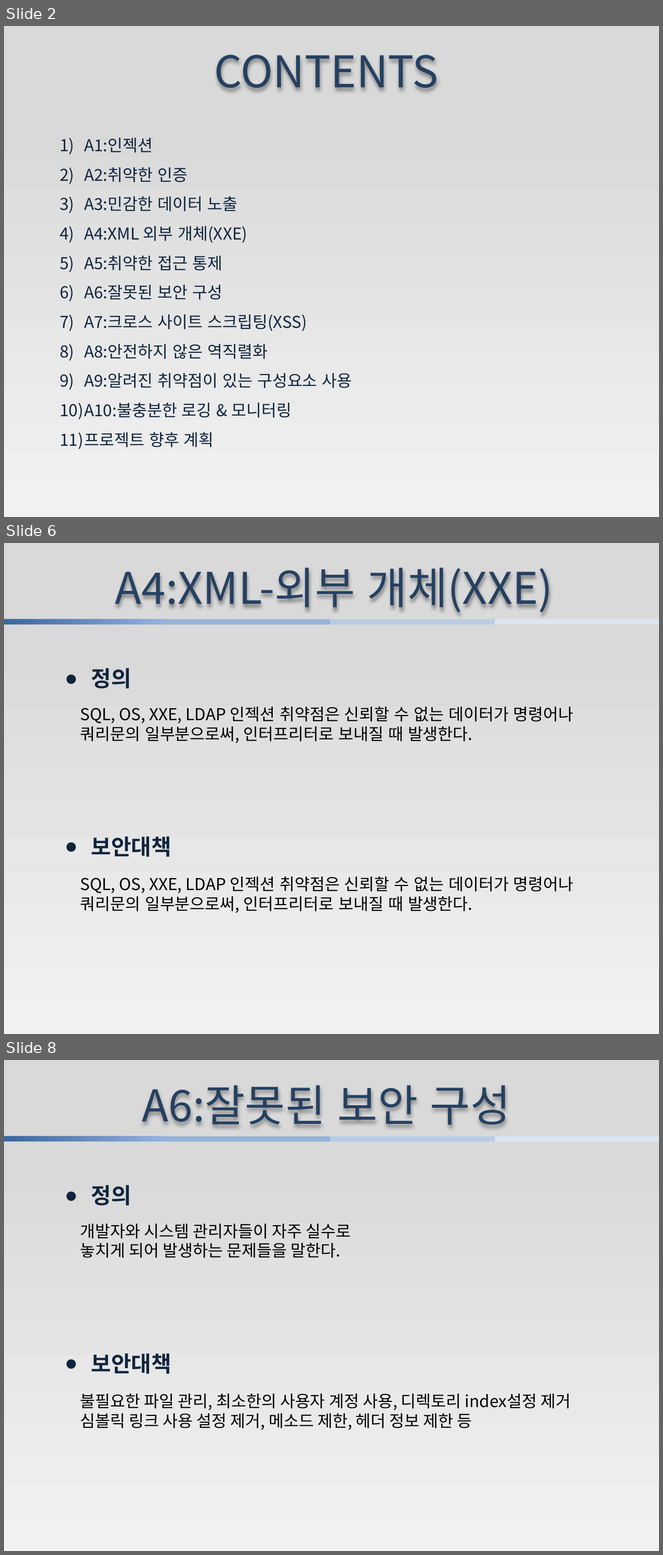
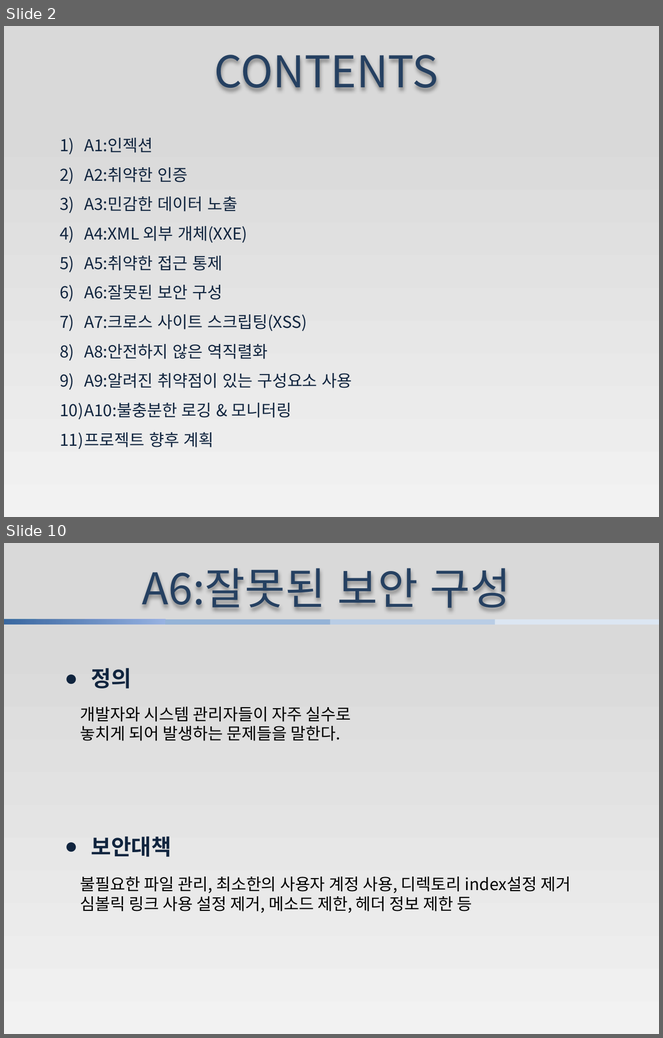
Before and after one commit to jungyohan731/han, a slide deck: 프로젝트 보고서.pptx. Shown one above the other, each under a label of ours: slides 2, 6 and 8 before the commit, slides 2 and 10 after it; the slides between them are not shown. The pictures are 663x1555 and 663x1038 pixels, drawn with LibreOffice and Linux fonts; fonts in the diff are those of the drawing. Boxes give left, top, right and bottom in pixels: in the first picture for what was removed or moved away, otherwise in the second. Text is boxed around its words. In the diff, an @@ line names an element or a change of style, - is before the commit and + after.

```diff
--- a/프로젝트 보고서.pptx
+++ b/프로젝트 보고서.pptx
@@ slide 6 removed at bbox=[4, 543, 659, 1034], background gradient #D9D9D9 to #F2F2F2 @@
@@ text removed at bbox=[115, 567, 553, 614] @@
-A4:XML-외부 개체(XXE)
@@ rectangle removed at bbox=[4, 619, 165, 625] @@
@@ rectangle removed at bbox=[165, 619, 330, 625] @@
@@ rectangle removed at bbox=[330, 619, 495, 625] @@
@@ rectangle removed at bbox=[495, 619, 659, 625] @@
@@ text removed at bbox=[91, 668, 131, 689] @@
-● 정의
@@ text removed at bbox=[80, 706, 574, 743] @@
-SQL, OS, XXE, LDAP 인젝션 취약점은 신뢰할 수 없는 데이터가 명령어나
-쿼리문의 일부분으로써, 인터프리터로 보내질 때 발생한다.
@@ text removed at bbox=[91, 836, 172, 857] @@
-● 보안대책
@@ text removed at bbox=[80, 876, 574, 913] @@
-SQL, OS, XXE, LDAP 인젝션 취약점은 신뢰할 수 없는 데이터가 명령어나
-쿼리문의 일부분으로써, 인터프리터로 보내질 때 발생한다.
@@ what was slide 8 is now slide 10 @@
```
Also in this commit, not shown: 2 slides changed, 5 slides added, 3 other slides removed, 1 other file.
